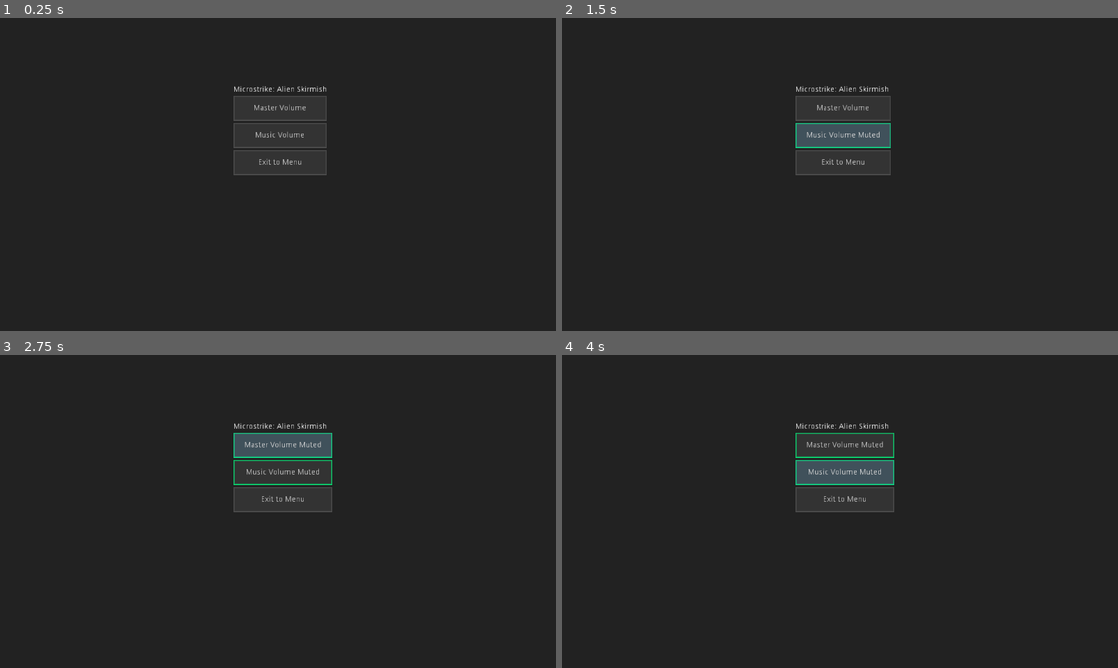
Above: before the commit, frames 1-4 (two rows, left to right).
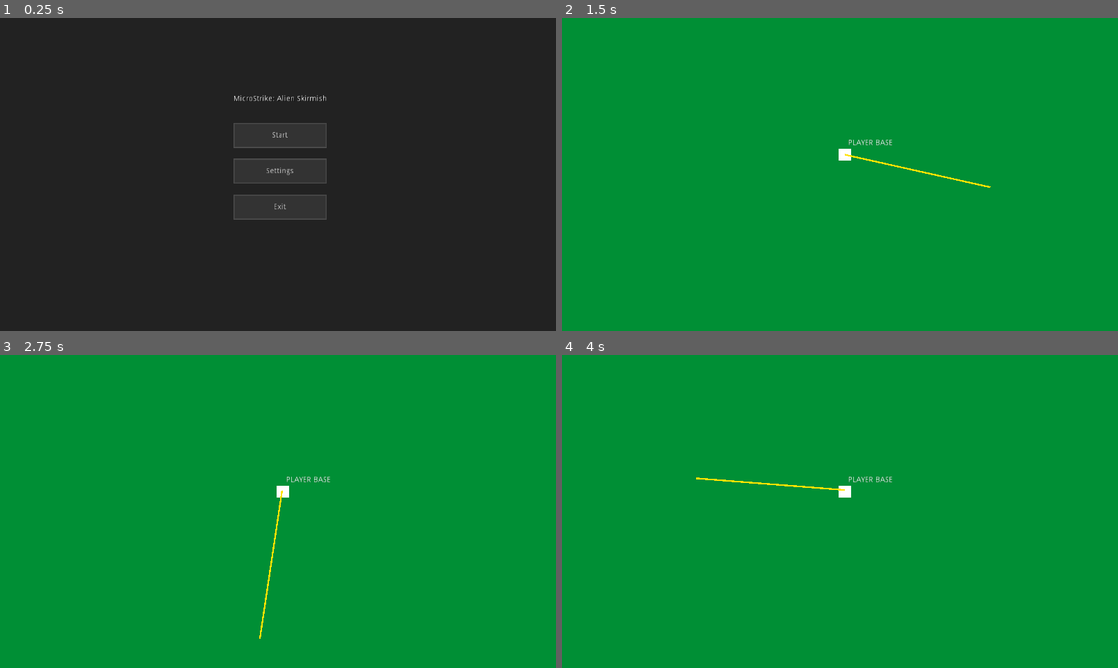
Above: after the commit, the same moments.

Repository: lstockwil/microstrike_alien_skirmish
Game: Godot game, scene res://main_menu.tscn
Two runs of this game, one before a commit and one after it. Both use one fixed random seed, a clock stepped at 60 frames per second and the inputs below.
Inputs (mouse positions are in pixels of both pictures, inside the frame that each line leads up to):
- Up to frame 1 (0.25 s): no input
- Up to frame 2 (1.5 s): click (840, 136) at 0.5 s, where only the run after the commit has a clickable "Start"; click (840, 127) at 1.25 s, where only the run after the commit has a clickable "New Game"
- Up to frame 3 (2.75 s): click (283, 445) at 2 s, where only the run before the commit has a clickable "Master Volume"
- Up to frame 4 (4 s): click (845, 445) at 2.75 s, where only the run before the commit has a clickable "Master Volume Muted"; click (845, 473) at 3.5 s, where only the run before the commit has a clickable "Music Volume Muted"

The runs differ from the first frame. In frame 1, 1.1% of the frame differs, in the area x 42-59%, y 21-65%; in frame 2, 100%, in the area x 0-100%, y 0-100%; in frame 3, 100%; in frame 4, 100%.

Commit message:
Scene loading and Player base

Diff:
--- /dev/null
+++ b/PlayerBase.tscn
@@ -0,0 +1,33 @@
+[gd_scene load_steps=2 format=2]
+
+[ext_resource path="res://Radar.gd" type="Script" id=1]
+
+[node name="PlayerBase" type="Node2D"]
+position = Vector2( 536, 294 )
+
+[node name="Label" type="Label" parent="."]
+margin_left = 6.0
+margin_top = -28.0
+margin_right = 88.0
+margin_bottom = -14.0
+text = "PLAYER BASE"
+
+[node name="Base" type="ColorRect" parent="."]
+anchor_top = 0.5
+anchor_right = 0.5
+anchor_bottom = 0.5
+margin_left = -12.0
+margin_top = -11.0
+margin_right = 11.0
+margin_bottom = 12.0
+
+[node name="Radar" type="ColorRect" parent="."]
+anchor_top = 0.5
+anchor_right = 0.5
+anchor_bottom = 0.656
+margin_top = -1.0
+margin_right = 275.0
+margin_bottom = 2.0
+rect_rotation = 360.0
+color = Color( 1, 0.890196, 0, 1 )
+script = ExtResource( 1 )
--- /dev/null
+++ b/Radar.gd
@@ -0,0 +1,20 @@
+extends ColorRect
+var angle = 0
+
+# Declare member variables here. Examples:
+# var a = 2
+# var b = "text"
+
+
+# Called when the node enters the scene tree for the first time.
+func _ready():
+	pass # Replace with function body.
+
+
+# Called every frame. 'delta' is the elapsed time since the previous frame.
+func _process(delta):
+	#update the radar angle by .02 degrees every frame
+	angle = angle + .02
+	if(angle > 360):
+		angle = 0
+	set_rotation(angle)
--- a/main_menu.tscn
+++ b/main_menu.tscn
@@ -213,12 +213,14 @@
 	new_stylebox_pressed.border_color = Color(0, 1, 0.5)
 
 	# Change text
-	var new_text = \"New game!\"
-	newGame_button.text = new_text
+	get_tree().change_scene(\"res://strategic.tscn\")
+
 
 	newGame_button.add_stylebox_override(\"normal\", new_stylebox_normal)
 	newGame_button.add_stylebox_override(\"hover\", new_stylebox_hover)
 	newGame_button.add_stylebox_override(\"pressed\", new_stylebox_pressed)
+
+
 
 
 func _on_LoadGameButton_pressed():
@@ -262,7 +264,6 @@
 script = SubResource( 6 )
 
 [node name="StartScreen" type="VBoxContainer" parent="."]
-visible = false
 anchor_left = 0.5
 anchor_top = 0.5
 anchor_right = 0.5
@@ -302,6 +303,7 @@
 text = "Exit"
 
 [node name="SettingsScreen" type="VBoxContainer" parent="."]
+visible = false
 margin_left = 436.5
 margin_top = 131.0
 margin_right = 608.5
--- a/project.godot
+++ b/project.godot
@@ -22,6 +22,14 @@
 window/stretch/mode="2d"
 window/stretch/aspect="expand"
 
+[input]
+
+mouse_click={
+"deadzone": 0.5,
+"events": [ Object(InputEventMouseButton,"resource_local_to_scene":false,"resource_name":"","device":0,"alt":false,"shift":false,"control":false,"meta":false,"command":false,"button_mask":0,"position":Vector2( 0, 0 ),"global_position":Vector2( 0, 0 ),"factor":1.0,"button_index":1,"pressed":false,"doubleclick":false,"script":null)
+ ]
+}
+
 [rendering]
 
 quality/driver/driver_name="GLES2"
--- /dev/null
+++ b/strategic.gd
@@ -0,0 +1,20 @@
+extends Control
+
+export var PlayerBASE: PackedScene
+
+# Called when the node enters the scene tree for the first time.
+func _ready():
+	pass # Replace with function body.
+
+
+# Called every frame. 'delta' is the elapsed time since the previous frame.
+func _process(delta):
+	#track player mouse movement
+	var position = get_global_mouse_position()
+	var offset = get_local_mouse_position()
+
+	if (Input.is_action_pressed("mouse_click")):
+		#var base = PlayerBASE.instance()
+		  #base.initialize(position, position)
+		#add_child(base)
+		pass
--- /dev/null
+++ b/strategic.tscn
@@ -0,0 +1,20 @@
+[gd_scene load_steps=3 format=2]
+
+[ext_resource path="res://strategic.gd" type="Script" id=1]
+[ext_resource path="res://PlayerBase.tscn" type="PackedScene" id=2]
+
+[node name="Control" type="Control"]
+anchor_right = 1.0
+anchor_bottom = 1.0
+script = ExtResource( 1 )
+
+[node name="World Map" type="ColorRect" parent="."]
+process_priority = -1
+margin_left = -415.0
+margin_top = -245.0
+margin_right = 1485.0
+margin_bottom = 840.0
+color = Color( 0, 0.560784, 0.207843, 1 )
+
+[node name="PlayerBase" parent="World Map" instance=ExtResource( 2 )]
+position = Vector2( 936, 496 )
